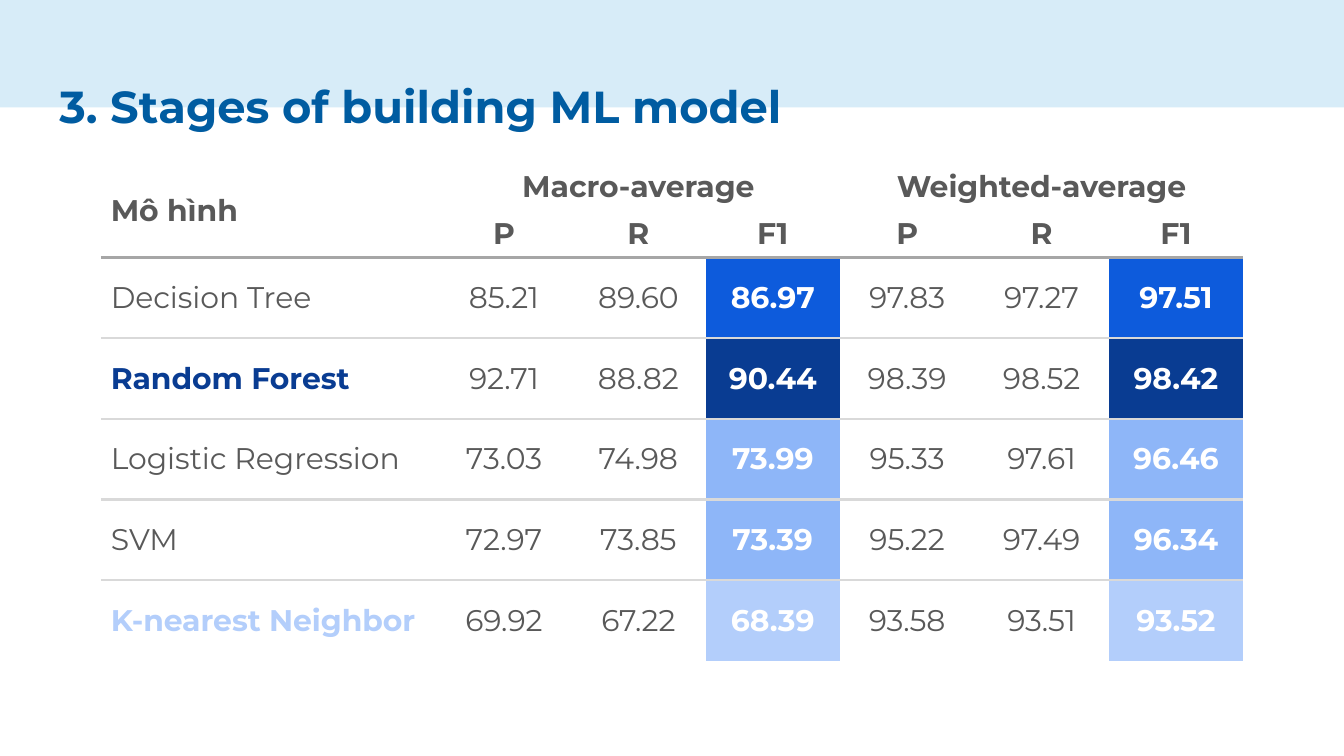
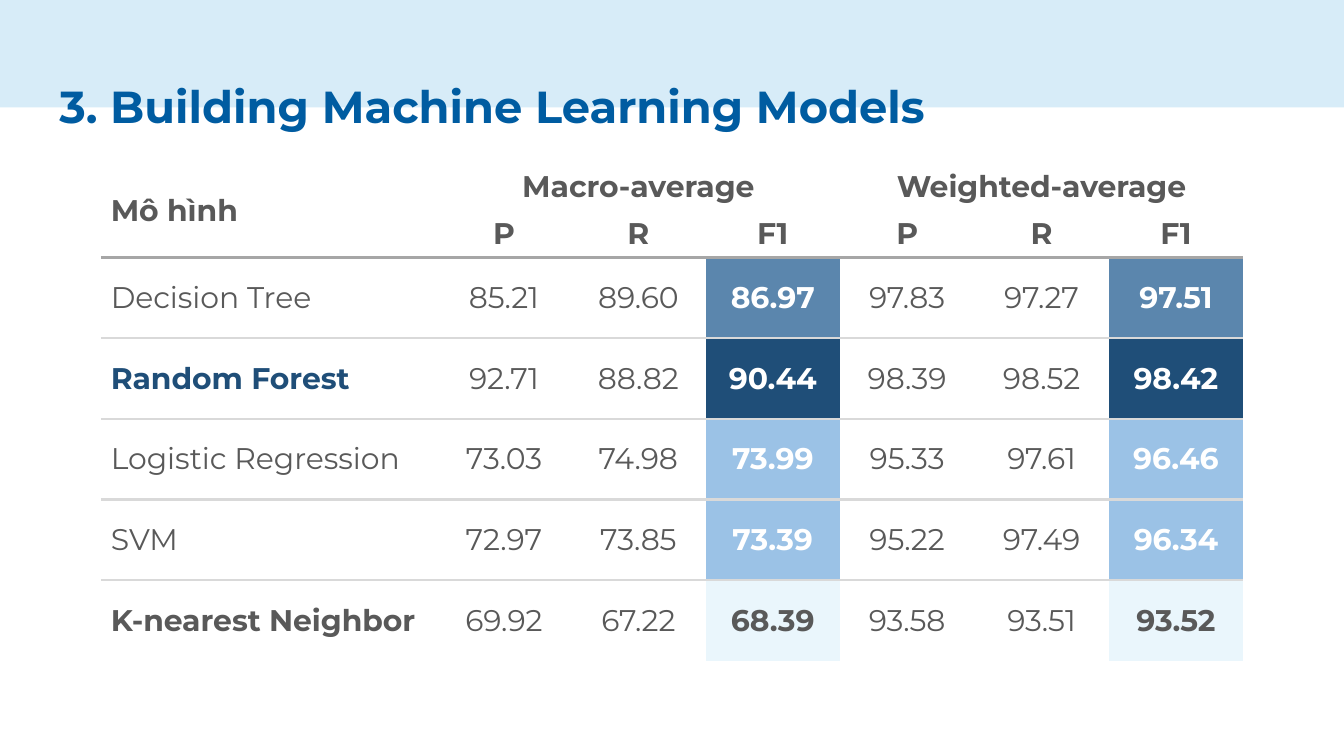
Before and after one commit to haiphan2000/CS114-Machine-Learning, a slide deck: slide 14 of ML slides.pptx (slide 11 before the commit). Drawn at 1344x756 pixels with LibreOffice and Linux fonts; fonts in the diff are those of the drawing. Boxes give left, top, right and bottom in pixels: in the first picture for what was removed or moved away, otherwise in the second. Text is boxed around its words. In the diff, an @@ line names an element or a change of style, - is before the commit and + after.

```diff
--- a/ML slides.pptx
+++ b/ML slides.pptx
@@ title at <box>59,87,925,132</box>: text changed @@
-3. Stages of building ML model
+3. Building Machine Learning Models
@@ table at <box>101,164,1243,661</box> @@
@@ fill #0D5BDC to #5B86AD in 2 cells @@
@@ fill #093C92 to #1F4E78 in 2 cells @@
@@ fill #8EB6F8 to #9BC2E6 in 4 cells @@
@@ fill #B3CEFB to #EAF6FC in 2 cells @@
@@ text colour #093C92 to #1F4E78 in "Random Forest" @@
@@ text colour #B3CEFB to #595959 in "K-nearest Neighbor" @@
@@ text colour #FFFFFF to #595959 in "68.39", "93.52" @@
```
Also in this commit, not shown: 7 other slides changed, 4 slides added, 1 slide removed, 2 other files.
